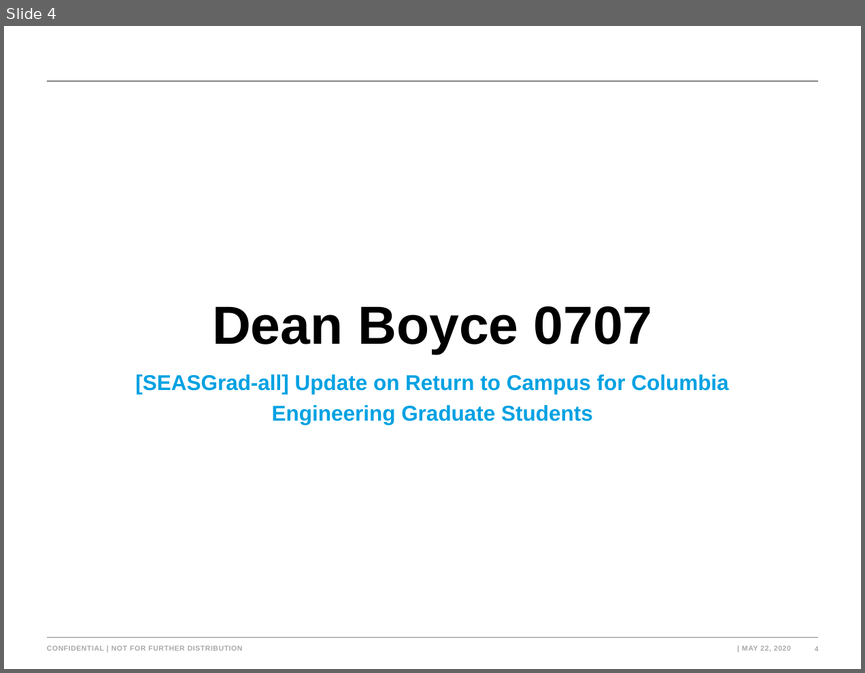
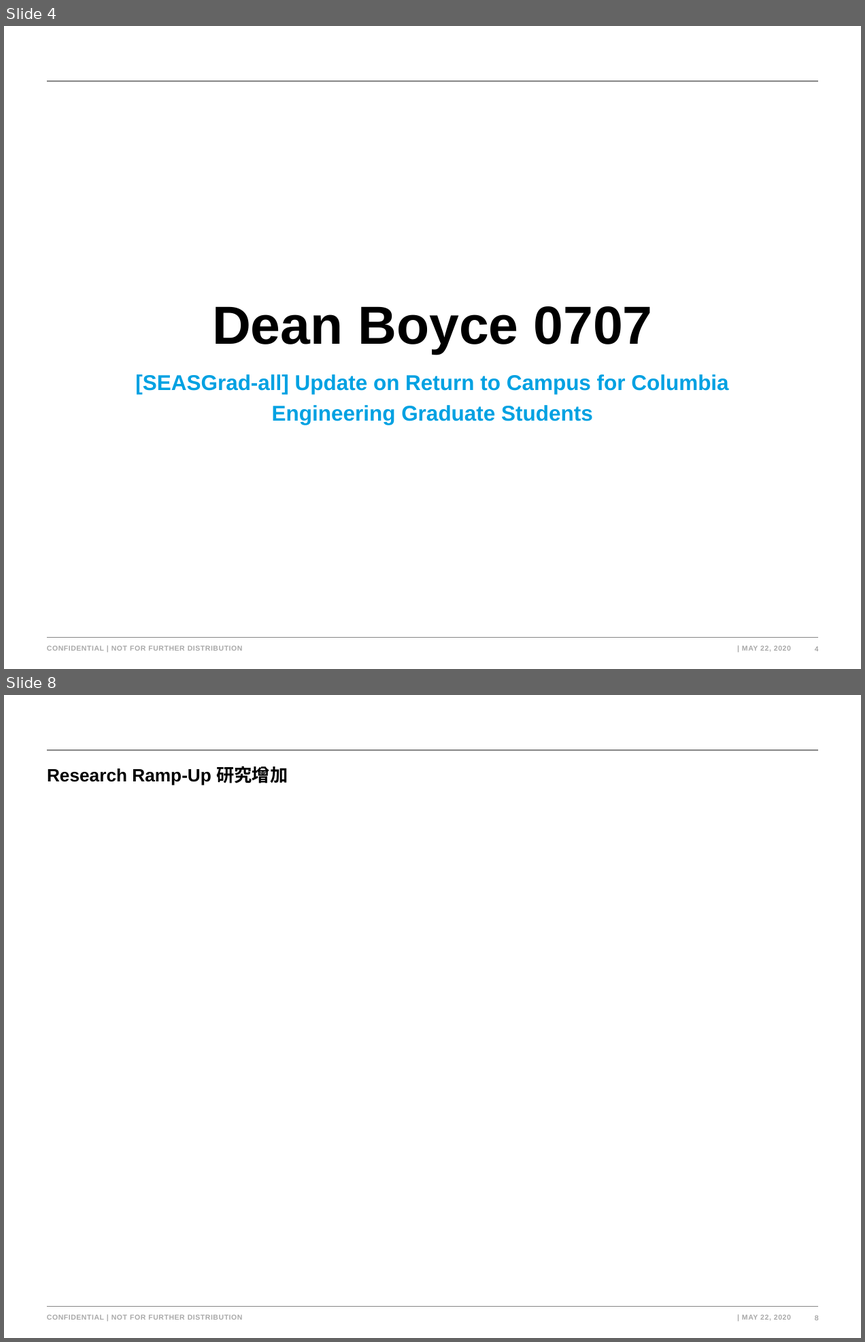
Before and after one commit to type-null/earthInsights, a slide deck: logCenter/mails.pptx. Shown one above the other, each under a label of ours: slide 4 before the commit, slides 4 and 8 after it; the slides between them are not shown. The pictures are 865x673 and 865x1342 pixels, drawn with LibreOffice and Linux fonts; fonts in the diff are those of the drawing; background and template pictures are left out. Boxes give left, top, right and bottom in pixels: in the first picture for what was removed or moved away, otherwise in the second. Text is boxed around its words. In the diff, an @@ line names an element or a change of style, - is before the commit and + after.

```diff
--- a/logCenter/mails.pptx
+++ b/logCenter/mails.pptx
@@ slide 8 added at box(4, 695, 861, 1338), background #FFFFFF; not listed: 5 template elements that a slide beside it also shows @@
@@ title added at box(47, 766, 288, 785), 15 pt, text #000000, bold @@
+Research Ramp-Up 研究增加
```
Also in this commit, not shown: 1 slide changed, 3 other slides added.
